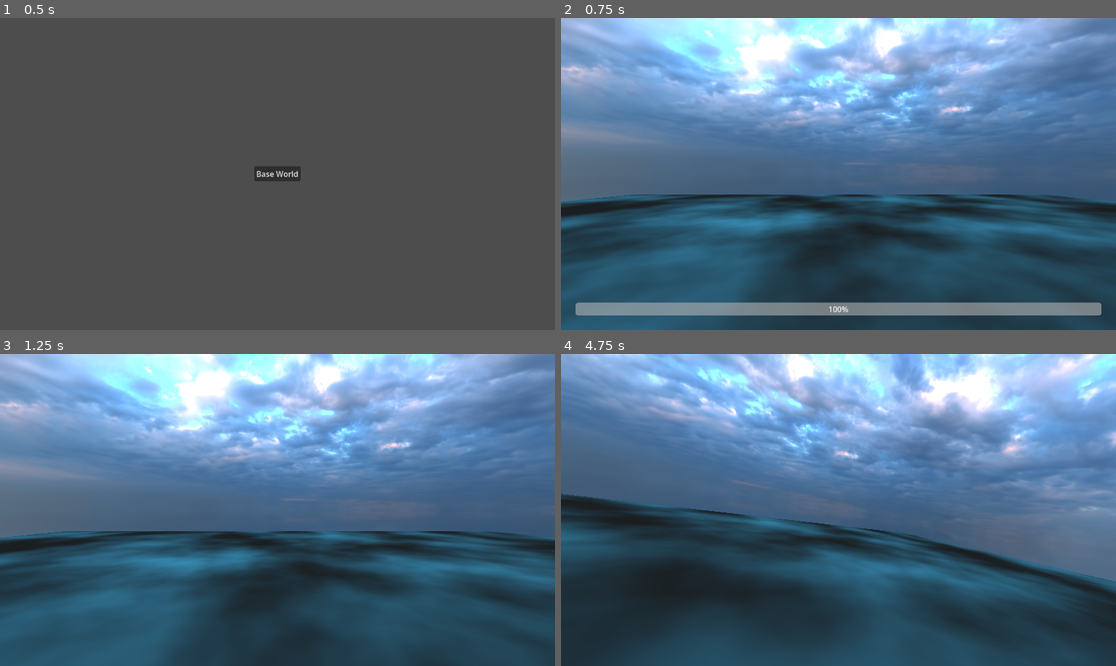
Above: before the commit, frames 1-4 (two rows, left to right).
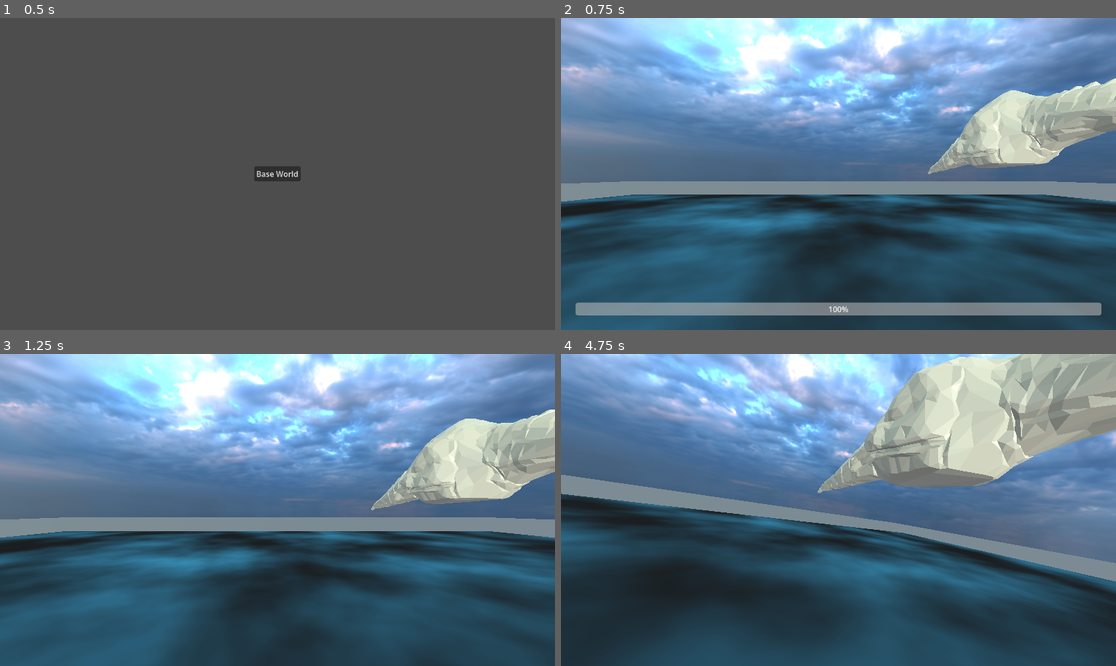
Above: after the commit, the same moments.

Repository: mitch-palczewski/zurd
Game: Godot game, scene res://scenes/ui/loading_screen/boot.tscn
The game is run twice, just before and just after one commit, with the same random seed, the same clock (stepped at 60 frames per second) and the same inputs.
Inputs:
- Up to frame 1 (0.5 s): no input
- Up to frame 2 (0.75 s): click "Base World" at 0.5 s
- Up to frame 3 (1.25 s): no input
- Up to frame 4 (4.75 s): tap Enter at 1.25 s; hold D (move_right) 1.28-2.03 s; tap 1 at 1.35, 4.35 s; hold S (move_down) 2.03-2.78 s; tap 2 at 2.1 s; hold D (move_right) 2.78-3.53 s; tap 3 at 2.85 s; hold W (move_up) 3.53-4.28 s; tap 4 at 3.6 s; hold A (move_left) from 4.28 s (still down)

Frame 1 is identical in both runs. In frame 2, 10% of the frame differs, in the area x 0-100%, y 19-59%; in frame 3, 11%; in frame 4, 20%, in the area x 0-100%, y 0-74%.

Commit message:
feat(test): populating world

Diff:
--- a/sandbox/test_ground.tscn
+++ b/sandbox/test_ground.tscn
@@ -1,4 +1,8 @@
 [gd_scene format=3 uid="uid://bxuwjngngmiju"]
+
+[ext_resource type="PackedScene" uid="uid://c4aciywu4i5np" path="res://scenes/objects/static/Archway_static.tscn" id="1_bnjis"]
+[ext_resource type="PackedScene" uid="uid://dxmbj1qghxp3" path="res://scenes/objects/static/Arch_01_static.tscn" id="2_xor13"]
+[ext_resource type="PackedScene" uid="uid://b5m20rugrd7ay" path="res://scenes/objects/static/Crocodile_01_static.tscn" id="3_bxqal"]
 
 [sub_resource type="BoxShape3D" id="BoxShape3D_35kfv"]
 size = Vector3(200, 1, 200)
@@ -20,12 +24,28 @@
 material = SubResource("StandardMaterial3D_eh7gx")
 size = Vector2(200, 200)
 
+[sub_resource type="PlaneMesh" id="PlaneMesh_k1w45"]
+size = Vector2(600, 600)
+
 [node name="TestGround" type="Node3D" unique_id=2013099410]
 
-[node name="StaticBody3D" type="StaticBody3D" parent="." unique_id=493951066]
+[node name="MainWrappedGround" type="StaticBody3D" parent="." unique_id=493951066]
 
-[node name="CollisionShape3D" type="CollisionShape3D" parent="StaticBody3D" unique_id=620850422]
+[node name="CollisionShape3D" type="CollisionShape3D" parent="MainWrappedGround" unique_id=620850422]
 shape = SubResource("BoxShape3D_35kfv")
 
-[node name="MeshInstance3D" type="MeshInstance3D" parent="StaticBody3D" unique_id=1903109641]
+[node name="MeshInstance3D" type="MeshInstance3D" parent="MainWrappedGround" unique_id=1903109641]
 mesh = SubResource("PlaneMesh_35kfv")
+
+[node name="MeshInstance3D" type="MeshInstance3D" parent="." unique_id=1191578334]
+transform = Transform3D(1, 0, 0, 0, 1, 0, 0, 0, 1, 0, -0.5, 0)
+mesh = SubResource("PlaneMesh_k1w45")
+
+[node name="ArchwayStatic" parent="." unique_id=1478703784 instance=ExtResource("1_bnjis")]
+transform = Transform3D(4.2328305, 0, -2.487651, 0, 4.909711, 0, 2.487651, 0, 4.2328305, -40.28216, 1.8733087, 9.831184)
+
+[node name="Arch 01Static" parent="." unique_id=1987915247 instance=ExtResource("2_xor13")]
+transform = Transform3D(1.801819, 0, -4.011834, 0, 4.397882, 0, 4.011834, 0, 1.801819, 13.766827, 5.2434387, 34.48603)
+
+[node name="Crocodile 01Static" parent="." unique_id=394928527 instance=ExtResource("3_bxqal")]
+transform = Transform3D(15.043136, 0, 0, 0, 15.043136, 0, 0, 0, 15.043136, 24.209703, 14.367068, -31.018206)
--- a/sandbox/test_player.tscn
+++ b/sandbox/test_player.tscn
@@ -7,6 +7,8 @@
 radius = 0.85423636
 
 [node name="TestPlayer" type="CharacterBody3D" unique_id=426266232]
+collision_layer = 2
+collision_mask = 29
 script = ExtResource("1_gcdhb")
 
 [node name="Cockpit" type="Node3D" parent="." unique_id=1422377547]
